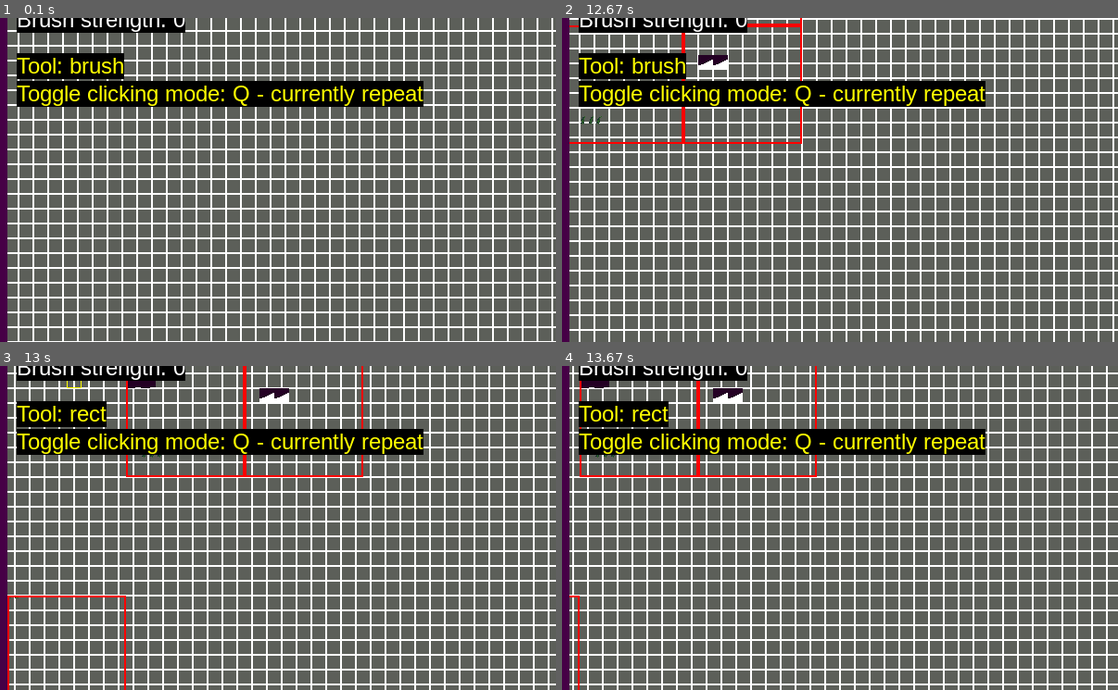
Above: before the commit, frames 1-4 (two rows, left to right).
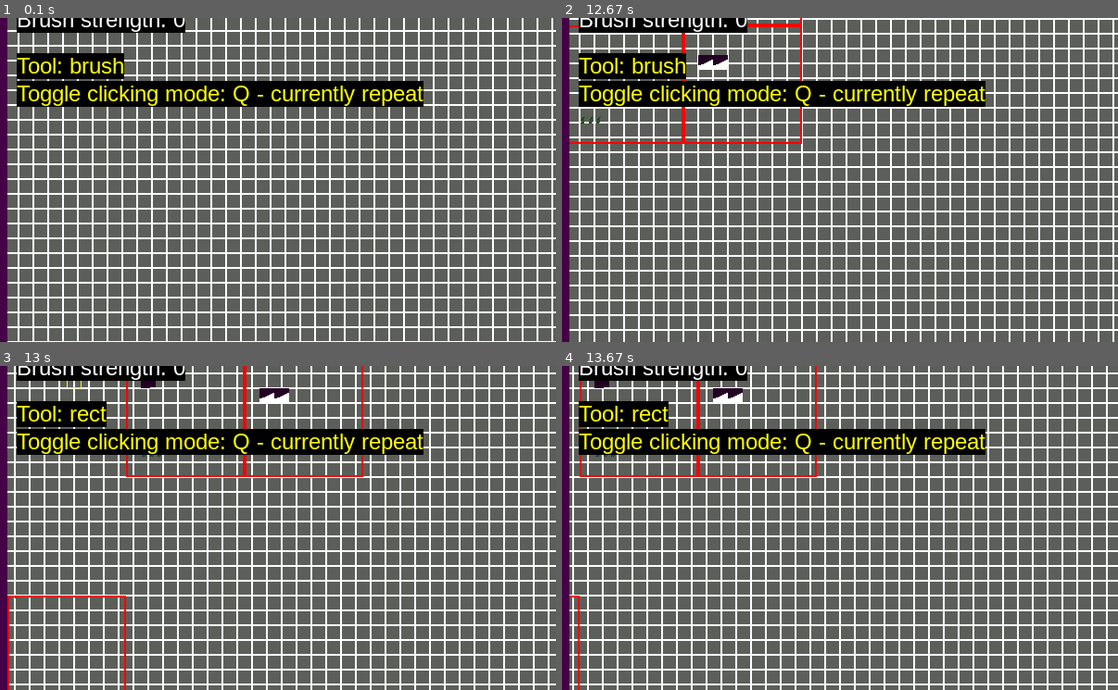
Above: after the commit, the same moments.

Repository: tea-enjoyer11/PlatformerGame0
Game: pygame game, started from leveleditor.py
Two runs of this game, one before a commit and one after it. Both use one fixed random seed, a clock stepped at 60 frames per second and the inputs below.
Inputs (mouse positions are % of the whole screen's width and height, from its top left):
- Up to frame 1 (0.1 s): no input
- Up to frame 2 (12.67 s): press the mouse at (63, 23) at 0.37 s; move the mouse to (38, 32) at 0.47 s; release the mouse at (13, 40) at 0.6 s; hold A 0.67-1.2 s; click (62, 23) at 0.75 s; hold S 1.23-1.53 s; click (76, 13) at 1.32 s; hold A 1.57-1.97 s; click (59, 24) at 1.65 s; tap T at 1.72, 3.22, 4.62, 6.02, 7.18, 8.75, 10.08, 11.42 s; hold W 2-2.37 s; click (61, 18) at 2.08 s; hold D 2.4-3.03 s; click (74, 50) at 2.48 s; hold S 3.07-3.43 s; click (29, 18) at 3.15 s; hold A 3.47-3.93 s; click (77, 30) at 3.55 s; hold D 3.97-4.43 s; click (72, 50) at 4.05 s; hold W 4.47-4.77 s; click (21, 72) at 4.55 s; hold D 4.8-5.27 s; click (78, 61) at 4.88 s; hold A 5.3-5.83 s; click (30, 45) at 5.38 s; hold S 5.87-6.17 s; click (56, 38) at 5.95 s; hold A 6.2-6.6 s; click (53, 72) at 6.28 s; hold W 6.63-7 s; click (64, 56) at 6.72 s; hold D 7.03-7.67 s; click (60, 45) at 7.12 s; hold S 7.7-8.07 s; click (13, 39) at 7.78 s; hold A 8.1-8.57 s; click (50, 66) at 8.18 s; hold D 8.6-9.07 s; move the mouse to (16, 20) at 8.63 s; click (16, 20) at 8.68 s; hold W 9.1-9.4 s; click (22, 50) at 9.18 s; hold D 9.43-9.9 s; click (32, 14) at 9.52 s; hold A 9.93-10.47 s; move the mouse to (74, 26) at 9.97 s; click (74, 26) at 10.02 s; hold S 10.5-10.8 s; click (36, 78) at 10.58 s; hold A 10.83-11.23 s; click (26, 36) at 10.92 s; hold W 11.27-11.63 s; move the mouse to (50, 60) at 11.3 s; click (50, 60) at 11.35 s; hold D 11.67-12.3 s; click (77, 64) at 11.75 s; hold S from 12.33 s (still down); click (20, 18) at 12.42 s
- Up to frame 3 (13 s): release S at 12.7 s; hold A from 12.73 s (still down); click (47, 38) at 12.82 s; tap T at 12.88 s
- Up to frame 4 (13.67 s): release A at 13.2 s; hold D from 13.23 s (still down); click (40, 35) at 13.32 s
The pictures show only the part of the screen within x 41-91%, y 35-85%; the shares and areas given below are measured in that part.

Frames 1-2 are identical in both runs. In frame 3, less than 0.1% of the frame differs, in the area x 23-26%, y 4-7%; in frame 4, less than 0.1%.

Commit message:
minimale änderungen

Diff:
--- a/Scripts/entities.py
+++ b/Scripts/entities.py
@@ -163,7 +163,7 @@
                         self.pos[0] = self.rect.x
                 elif ramp.orientation == TileType.RAMP_LEFT:  # ! TODO bug beheben
                     rel_x_border = self.rect.x - hitbox.x + self.rect.width  # wie nah ist der Spieler an der Kante?
-                    print(rel_x_border, 0 < abs(rel_x_border) < border_collision_threshold, not steppable)
+                    # print(rel_x_border, 0 < abs(rel_x_border) < border_collision_threshold, not steppable)
                     if movement[0] > 0 and (0 < abs(rel_x_border) <= border_collision_threshold) and not steppable:
                         ramp_height = 0
                         self.rect.right = hitbox.left
--- a/Scripts/tiles.py
+++ b/Scripts/tiles.py
@@ -10,7 +10,7 @@
     def __init__(self) -> None:
         self._content: list[object] = []
 
-    def empty(self) -> bool:
+    def empty(self) -> bool:  # True if empty
         return bool(len(self._content))
 
     def put(self, obj: object) -> None:
@@ -18,7 +18,7 @@
             self._content.append(obj)
 
     def get(self) -> object:
-        if not self.empty():
+        if self.empty():
             return self._content.pop(0)
         return None
 
@@ -171,6 +171,9 @@
     def update(self, time: float) -> None: self.rotate(time)
 
     def rotate(self, time: float) -> None:
+
+        # ! Idee: die rotations limitieren. Nur von -20 zu 20 in 4er steps. -> nur 10 rotation states
+
         self.rot = GrassBlade.rot_function(self.pos.x + time)
 
         self.img_idx = f"{self.base_img_idx};{int(self.rot)}"
@@ -442,7 +445,7 @@
             local_offset = GrassBlade.offset_cache[blade.img_idx]
             if local_offset.y == 0:
                 local_offset.y = GrassBlade.img_half_size_cache[blade.img_idx][1] / 1.6
-            print(local_offset, blade.img_idx)
+            # print(local_offset, blade.img_idx)
             if local_offset.x < 0:
                 local_offset.x *= -2
             local_pos = (local_pos[0] - local_offset[0], local_pos[1] - local_offset[1])
@@ -525,12 +528,14 @@
         # reinpackt und erst entfernt, wenn diese Funktion durch diese Liste durchgegangen ist.
 
         # New approach
-        # while not self._pre_render_queue.empty():
-        #     c = self._pre_render_queue.get()
-        #     c.pre_render()
+        # print(111111111, self._pre_render_queue._content)
+        while self._pre_render_queue.empty():
+            c = self._pre_render_queue.get()
+            # print(22222, c)
+            c.pre_render()
 
         # Old approach
-        [c.pre_render() for c in self._chunks.values()]  # if c.pre_render_needed()]
+        # [c.pre_render() for c in self._chunks.values()]  # if c.pre_render_needed()]
 
     def remove(self, pos: Vector2) -> None:
         related_chunk_pos = (pos.x // self.chunk_size[0], pos.y // self.chunk_size[1])
@@ -656,7 +661,10 @@
     def get_all_offgrid(self) -> list[Tile]:
         r = []
         for _, chunk in self._chunks.items():
-            r += chunk.get_all_offgrid()
+            rr = chunk.get_all_offgrid()
+            if rr:
+                self.add_to_pre_render_queue(chunk)
+                r += rr
         return r
 
     def render(self, surf: Surface, target_pos: Vector2, offset: Vector2 = Vector2(0)) -> None:
@@ -716,6 +724,8 @@
                 if isinstance(c._tiles_offgrid, list):
                     c._tiles_offgrid = {}
         tilemap._chunks = chunks
+        print(000000, chunks)
+        [tilemap.add_to_pre_render_queue(c) for c in chunks.values()]
         tilemap.pre_render_chunks()
         return tilemap
 
--- a/main.py
+++ b/main.py
@@ -245,15 +245,16 @@
 
     master_screen.blit(pygame.transform.scale(screen, RES), (0, 0))
 
-    draw_text(master_screen, f"DT: {dt:.6f} DT multiplier:{dt_multiplicator:.4f}", (0, 80), outline_color="black")
-    draw_text(master_screen, f"{mainClock.get_fps():.0f}", (500, 0), outline_color="black")
-    draw_text(master_screen, f"{player_movement[0]:.2f}, {player_movement[1]:.2f}", (0, 200), outline_color="black")
-    draw_text(master_screen, f"TILEPOS: {p.pos // TILESIZE}\nPOS:{p.pos}\nNOCLIP: {noclip}", (500, 50), outline_color="black")
-    draw_text(master_screen, f"TILEMAP:\nAmount of Chunks: {len(tile_map._chunks)}\nAmount of Tiles: {tile_map.amount_of_tiles}", (500, 150), outline_color="black")
-    draw_text(master_screen, f"PARTICLES:\nAmount of Particles: {len(particle_group)}", (500, 250), outline_color="black")
-    draw_text(master_screen, f"{collisions}", (0, 0), font=font, outline_color="black")
-    draw_text(master_screen, f"{p._last_collision_types}", (0, 20), outline_color="black")
-    draw_text(master_screen, f"Are the last and current collisions the same: {collisions == p._last_collision_types}", (0, 40), outline_color="black")
+    outline_color = None
+    draw_text(master_screen, f"DT: {dt:.6f} DT multiplier:{dt_multiplicator:.4f}", (0, 80), outline_color=outline_color)
+    draw_text(master_screen, f"{mainClock.get_fps():.0f}", (500, 0), outline_color=outline_color)
+    draw_text(master_screen, f"{player_movement[0]:.2f}, {player_movement[1]:.2f}", (0, 200), outline_color=outline_color)
+    draw_text(master_screen, f"TILEPOS: {p.pos // TILESIZE}\nPOS:{p.pos}\nNOCLIP: {noclip}", (500, 50), outline_color=outline_color)
+    draw_text(master_screen, f"TILEMAP:\nAmount of Chunks: {len(tile_map._chunks)}\nAmount of Tiles: {tile_map.amount_of_tiles}", (500, 150), outline_color=outline_color)
+    draw_text(master_screen, f"PARTICLES:\nAmount of Particles: {len(particle_group)}", (500, 250), outline_color=outline_color)
+    draw_text(master_screen, f"{collisions}", (0, 0), font=font, outline_color=outline_color)
+    draw_text(master_screen, f"{p._last_collision_types}", (0, 20), outline_color=outline_color)
+    draw_text(master_screen, f"Are the last and current collisions the same: {collisions == p._last_collision_types}", (0, 40), outline_color=outline_color)
 
     pygame.display.flip()
 
